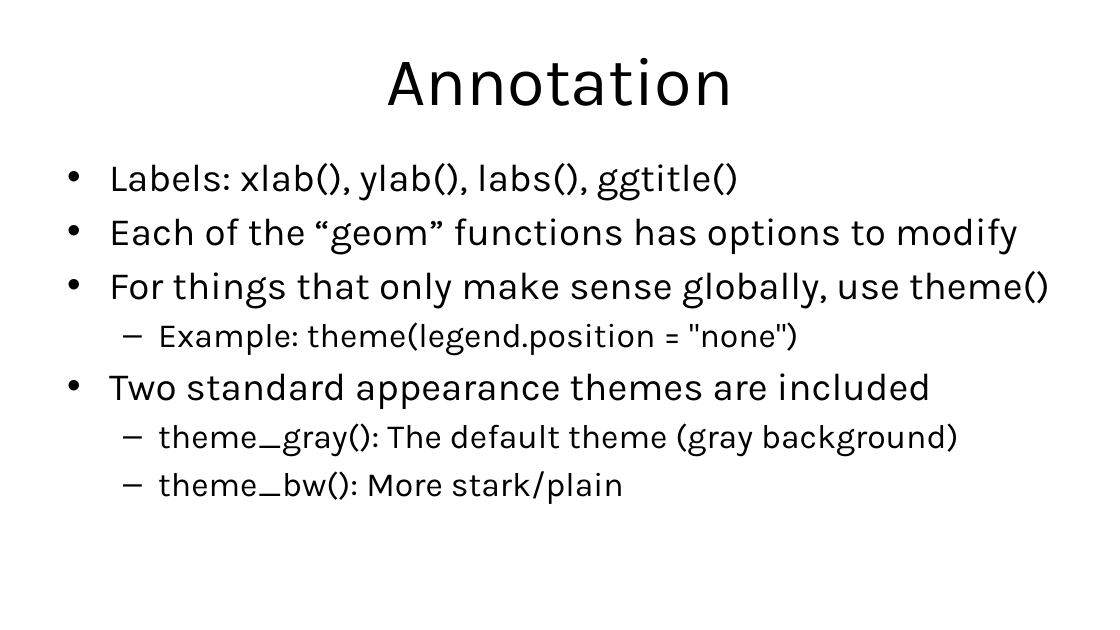
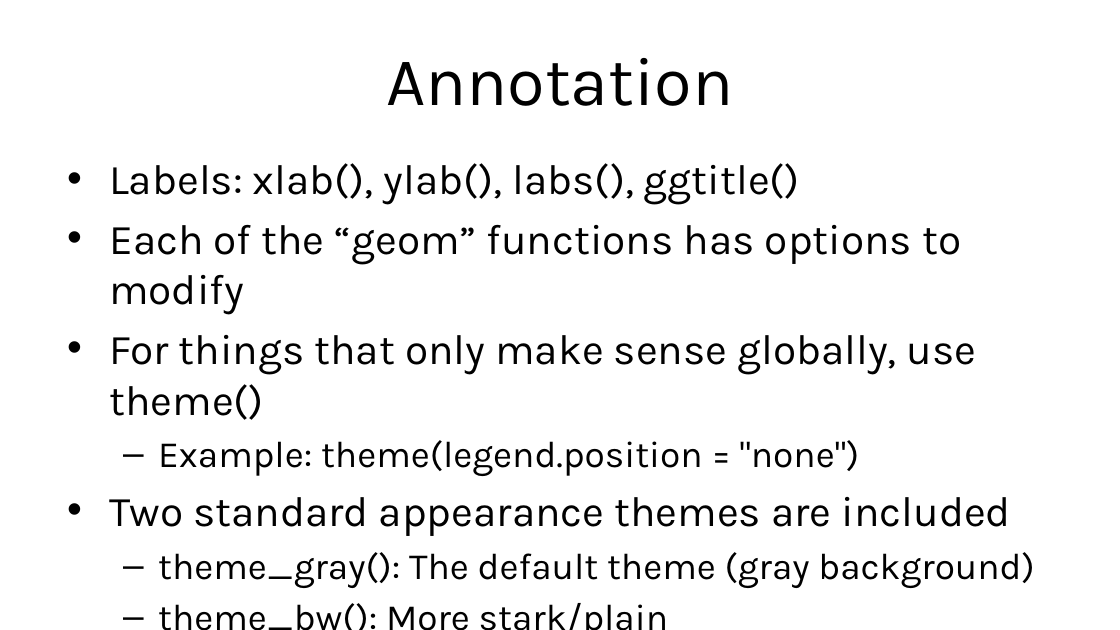
Before and after one commit to asancpt/lecture-tidyverse, a slide deck: slide 46 of Rweek09.pptx. Drawn at 1120x630 pixels with LibreOffice and Linux fonts; fonts in the diff are those of the drawing. Boxes give left, top, right and bottom in pixels: in the first picture for what was removed or moved away, otherwise in the second. Text is boxed around its words. In the diff, an @@ line names an element or a change of style, - is before the commit and + after.

```diff
--- a/Rweek09.pptx
+++ b/Rweek09.pptx
@@ text "Labels: xlab(), ylab(), labs(), ggtitle()" at box(109, 163, 1034, 588): size 24.8 to 27.2 pt in "Labels: xlab(), ylab(), labs(), ggtitle()", "Each of the “geom” functions has options ...", "For things that only make sense globally, ...", "Two standard appearance themes are included"; size 21.7 to 23.8 pt in "Example: theme(legend.position = "none")", "theme_gray(): The default theme (gray background)", "theme_bw(): More stark/plain" @@
```
Also in this commit, not shown: 7 other slides changed, 1 slide added, 4 slides removed, 14 other files.
